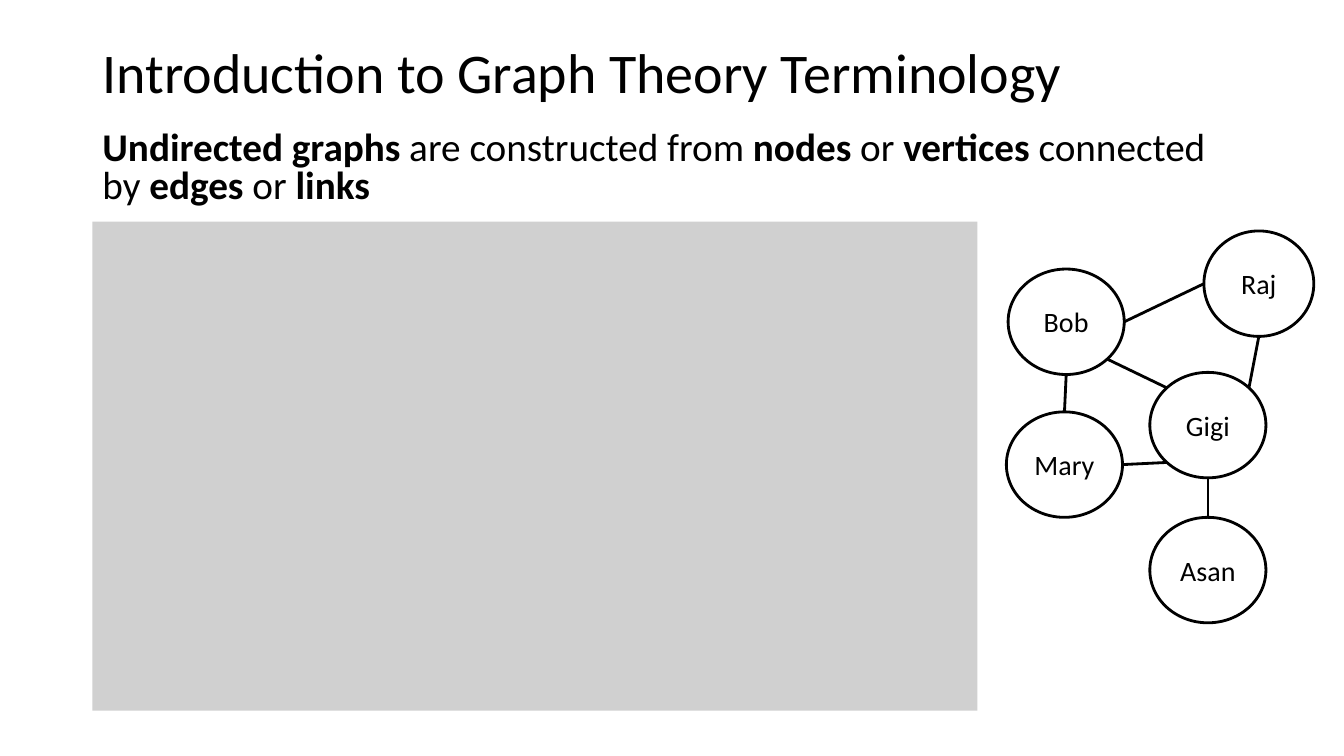
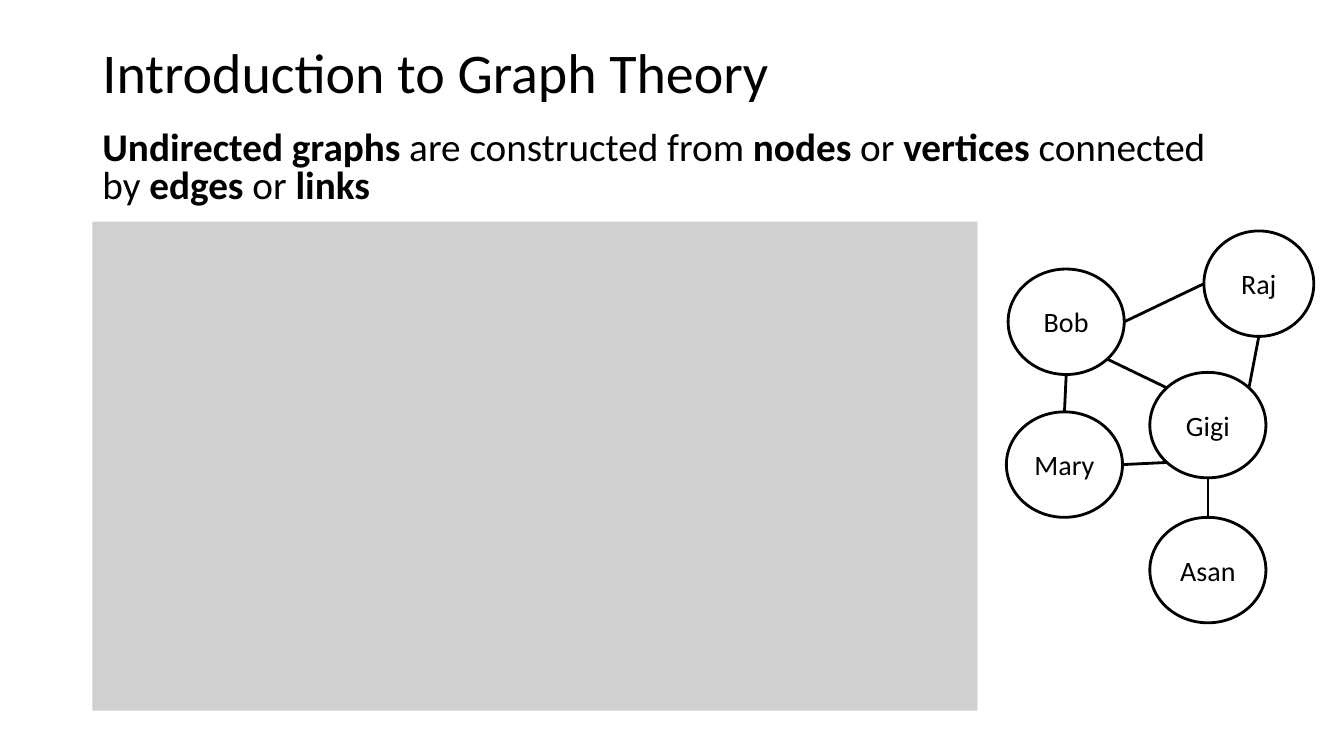
Before and after one commit to StephenElston/CSCI-E-108, a slide deck: slide 11 of slides/5_WebSearching.pptx. Drawn at 1344x756 pixels with LibreOffice and Linux fonts; fonts in the diff are those of the drawing; grey boxes stand for pictures. Boxes give left, top, right and bottom in pixels: in the first picture for what was removed or moved away, otherwise in the second. Text is boxed around its words. In the diff, an @@ line names an element or a change of style, - is before the commit and + after.

```diff
--- a/slides/5_WebSearching.pptx
+++ b/slides/5_WebSearching.pptx
@@ title at [102, 54, 768, 102]: text changed @@
-Introduction to Graph Theory Terminology
+Introduction to Graph Theory
```
Also in this commit, not shown: 7 other slides changed.
